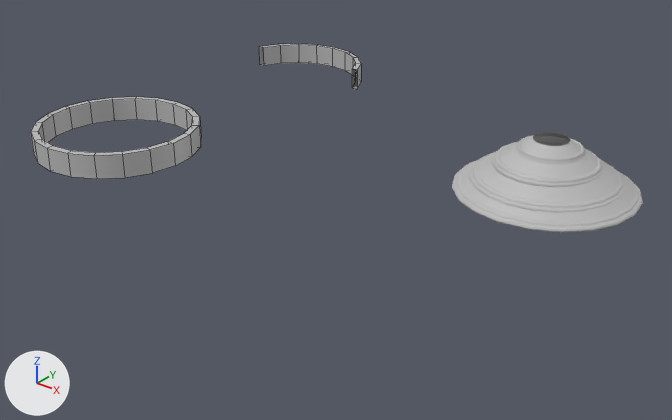
The FBX model Assets/interdev_midterm_models.fbx: old version first, new version second.
Both versions are drawn from a camera (50 mm lens) standing at (0.0575, -0.1237, 0.0602) and looking at (-0.0262, -0.0191, -0.0046). Every picture has the same lights, and +X, +Y and +Z are marked at lower left. Mesh edges are drawn as thin lines on the coarser meshes. Where no turn or scale is listed for an object, it has been applied to the vertices.

In view in the first picture: 'pCone2', 'pPipe1', 'pPipe2'.
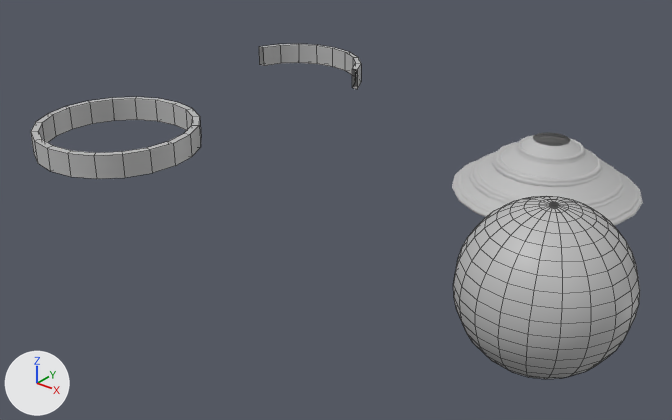
Changed parts and their boxes [x1, y1, x2, y2] in the pictures (672 x 420 px):
'pSphere2', added: after [453, 196, 640, 379]

The change in detail:
Mesh me_mesh_003 is new.
It has 462 vertices, 480 faces and spans x -0.01..0.01, y -0.01..0.01, z -0.0101..0.0101.
It uses material mat_lambert1 (grey #bcbcbc).
Object 'pSphere2' (ob_psphere2) is new; it shows me_mesh_003.
Its location is (0.02, -0.04, 0.0079).
